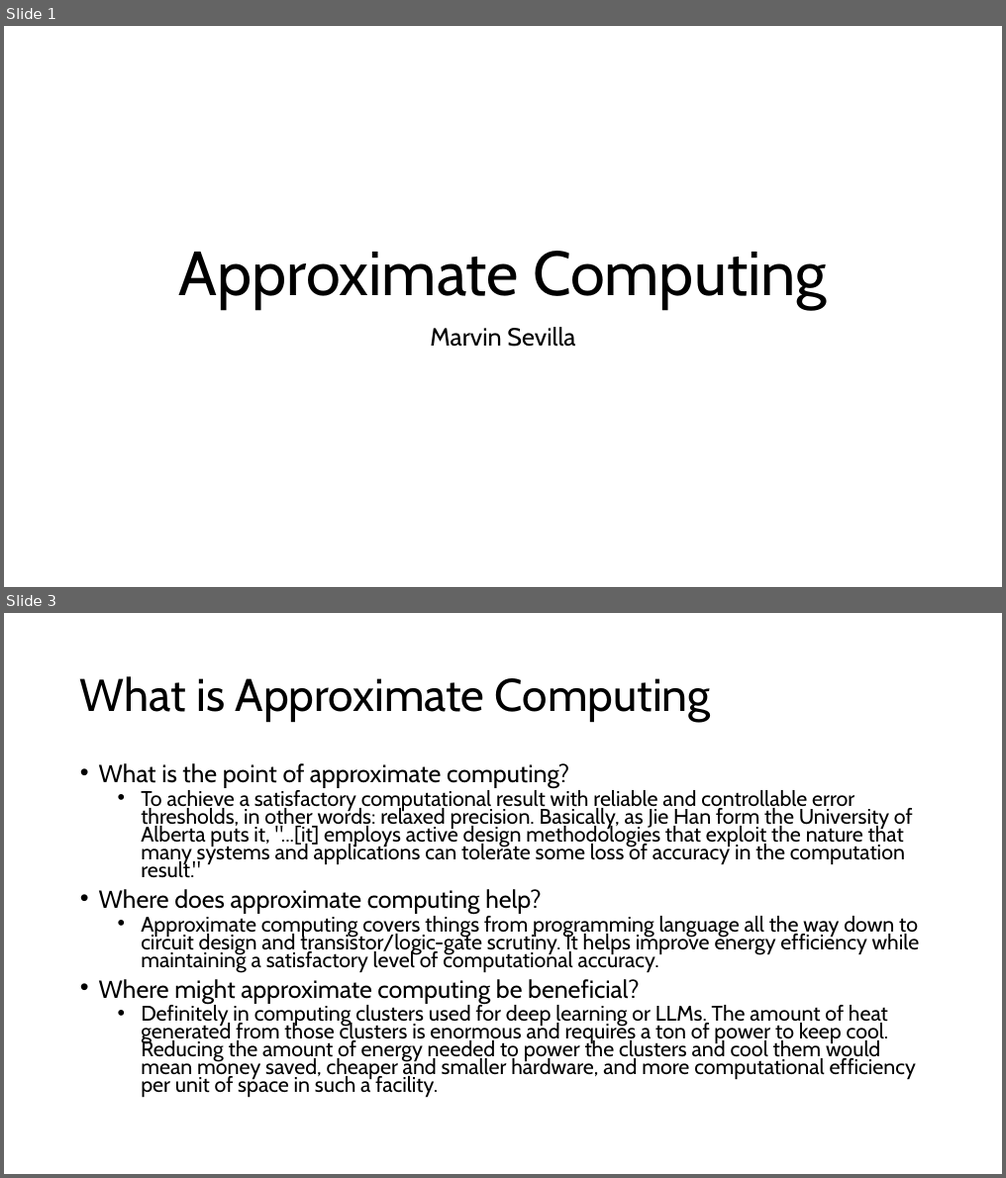
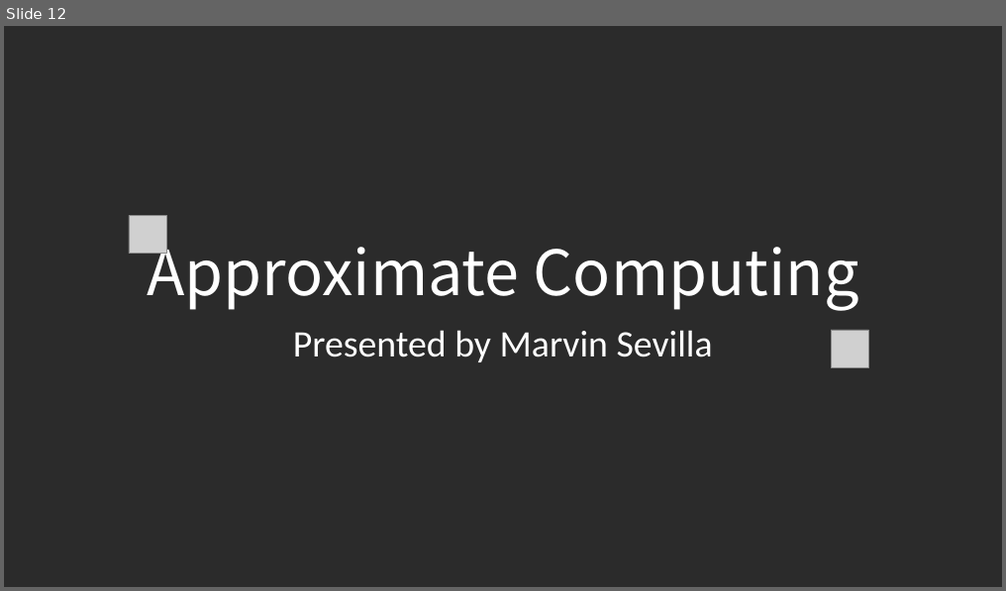
Before and after one commit to LoloMarty/2024-, a slide deck: CS4630/Approximate Computing.pptx. Shown one above the other, each under a label of ours: slides 1 and 3 before the commit, slide 12 after it; the slides between them are not shown. The pictures are 1006x1178 and 1006x591 pixels, drawn with LibreOffice and Linux fonts; fonts in the diff are those of the drawing; grey boxes stand for pictures; background and template pictures are left out; a plain dark background stands for a picture behind light text. Boxes give left, top, right and bottom in pixels: in the first picture for what was removed or moved away, otherwise in the second. Text is boxed around its words. In the diff, an @@ line names an element or a change of style, - is before the commit and + after.

```diff
--- a/CS4630/Approximate Computing.pptx
+++ b/CS4630/Approximate Computing.pptx
@@ slide 3 removed at box(4, 613, 1002, 1174), background #FFFFFF @@
@@ title removed at box(80, 676, 711, 722) @@
-What is Approximate Computing
@@ text removed at box(99, 763, 920, 1098) @@
-• What is the point of approximate computing?
-  • To achieve a satisfactory computational result with reliable and controllable error thresholds, in other words: relaxed precision. Basically, as Jie Han form the University of Alberta puts it, "...[it] employs active design methodologies that exploit the nature that many systems and applications can tolerate some loss of accuracy in the computation result."
-• Where does approximate computing help?
-  • Approximate computing covers things from programming language all the way down to circuit design and transistor/logic-gate scrutiny. It helps improve energy efficiency while maintaining a satisfactory level of computational accuracy.
-• Where might approximate computing be beneficial?
-  • Definitely in computing clusters used for deep learning or LLMs. The amount of heat generated from those clusters is enormous and requires a ton of power to keep cool. Reducing the amount of energy needed to power the clusters and cool them would mean money saved, cheaper and smaller hardware, and more computational efficiency per unit of space in such a facility.
@@ what was slide 1 is now slide 12 @@
@@ slide 12 changed as well @@
@@ background #FFFFFF to picture (left out) @@
@@ title "Approximate Computing" at box(147, 233, 859, 311): font Cabin to Noto Sans CJK SC, text colour #000000 to #FFFFFF @@
@@ picture added at box(129, 215, 167, 254) @@
@@ subtitle at box(293, 330, 713, 363): text changed; size 24 to 36 pt; font Cabin to Calibri; text colour #000000 to #FFFFFF @@
-Marvin Sevilla
+Presented by Marvin Sevilla
@@ picture added at box(832, 330, 869, 369) @@
```
Also in this commit, not shown: 16 other slides changed, 9 slides added, 9 other slides removed, 1 other file.
